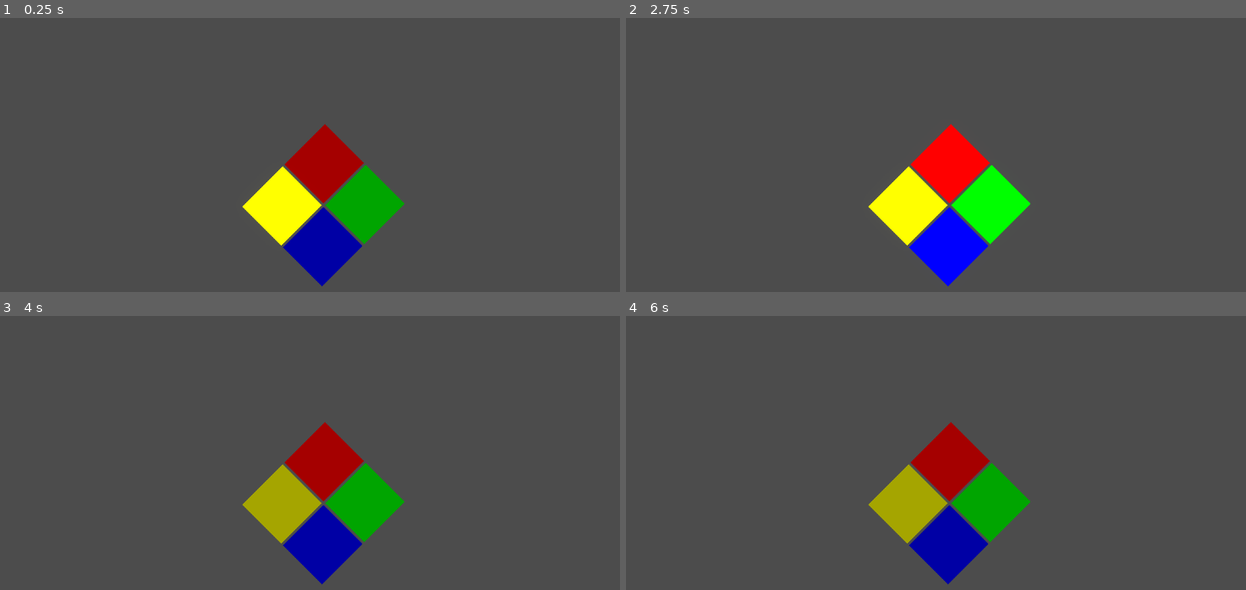
Above: before the commit, frames 1-4 (two rows, left to right).
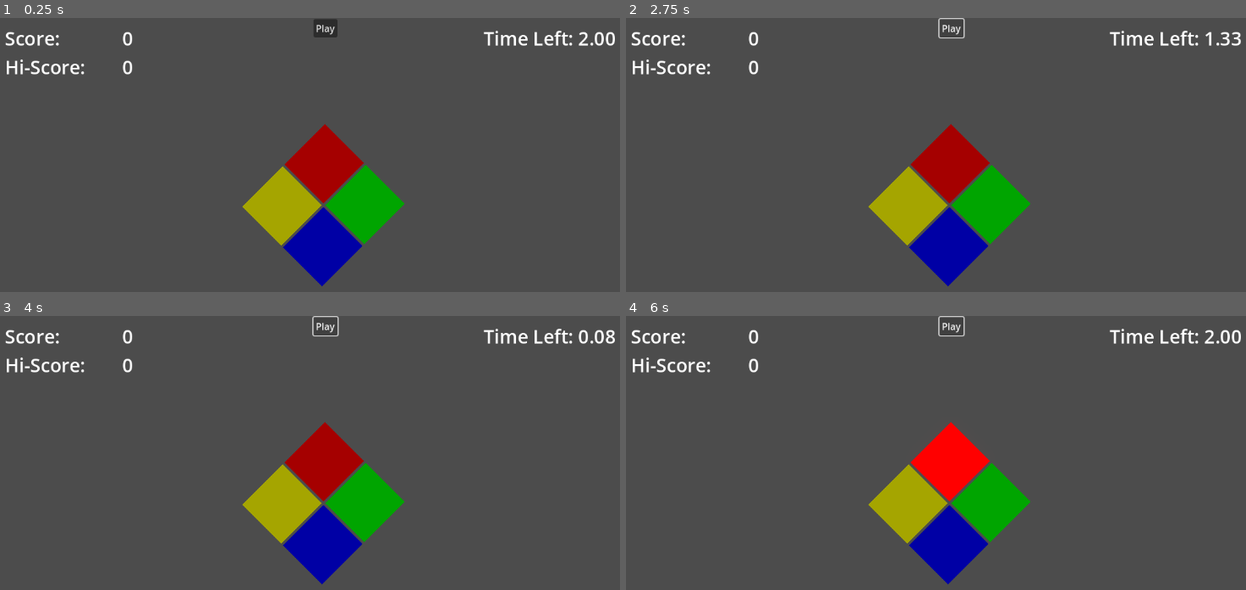
Above: after the commit, the same moments.

Repository: jevonsp/game-collection
Game: Godot game, scene res://simon/simon.tscn
The game is run twice, just before and just after one commit, with the same random seed, the same clock (stepped at 60 frames per second) and the same inputs. This scene is started directly instead of the project's main scene.
Inputs (mouse positions are in pixels of both pictures, inside the frame that each line leads up to):
- Up to frame 1 (0.25 s): no input
- Up to frame 2 (2.75 s): click (954, 28) at 0.5 s, where only the run after the commit has a clickable "Play"; click (954, 28) at 1.25 s, where only the run after the commit has a clickable "Play"; hold D (right) from 2.03 s (still down)
- Up to frame 3 (4 s): release D (right) at 2.78 s; hold S (down) 2.78-3.53 s; hold D (right) from 3.53 s (still down)
- Up to frame 4 (6 s): release D (right) at 4.28 s; hold W (up) 4.28-5.03 s; tap Enter at 5 s; hold A (left) from 5.03 s (still down); tap Space at 5.75 s

The runs differ from the first frame. In frame 1, 3.1% of the frame differs, in the area x 0-100%, y 0-84%; in frame 2, 8.6%, in the area x 0-100%, y 0-98%; in frame 3, 1.1%; in frame 4, 3.0%.

Commit message:
Timing/Sequncing finish

Diff:
--- a/simon/simon.gd
+++ b/simon/simon.gd
@@ -8,16 +8,28 @@
 var score: int = 0
 var hi_score: int = 0
 var is_player_turn: bool = false
+var is_playing: bool = false
 var timer: float = 0.0
 var time_allowed: float = 2.0
-
 @onready var color_rect_red: ColorRect = $ColorRectGrid/Red
 @onready var color_rect_green: ColorRect = $ColorRectGrid/Green
 @onready var color_rect_yellow: ColorRect = $ColorRectGrid/Yellow
 @onready var color_rect_blue: ColorRect = $ColorRectGrid/Blue
 @onready var audio_stream_player: AudioStreamPlayer = $AudioStreamPlayer
+@onready var time_label: Label = $TimeLabel
+@onready var score_label: Label = $VBoxContainer/ScoreLabel
+@onready var hi_score_label: Label = $VBoxContainer/HiScoreLabel
+
+# Timing constants
+const LIGHT_DURATION: float = 0.4		# How long each color lights up
+const BETWEEN_LIGHTS: float = 0.15		# Pause between colors
+const ROUND_START_DELAY: float = 0.8	# Delay before showing sequence
+const PLAYER_TURN_DELAY: float = 0.1	# Delay before player can click
 
 func _ready() -> void:
+	prepare_game()
+
+func prepare_game():
 	var buttons = get_tree().get_nodes_in_group("buttons")
 	for b:Button in buttons:
 		match b.name:
@@ -27,10 +39,11 @@
 			"Blue": b.set_meta("choice", Choice.BLUE)
 		var pressed = Callable(self, "_on_pressed").bind(b)
 		b.pressed.connect(pressed)
-
-	start_game()
+	dim_all()
+	update_labels()
 
 func _process(delta: float) -> void:
+	time_label.text = "Time Left: %2.2f" % [time_allowed - timer]
 	if is_player_turn:
 		timer += delta
 	if timer >= time_allowed:
@@ -40,27 +53,67 @@
 	hi_score = int(gd.hi_score)
 
 func _on_pressed(which: Button) -> void:
+	if not is_player_turn:
+		return
+
 	var choice: Choice = which.get_meta("choice")
-	if choice != game_sequence[choice_index]:
+	var expected = game_sequence[choice_index]
+
+	# Visual/audio feedback
+	match choice:
+		Choice.RED:
+			light(color_rect_red)
+			audio_stream_player.pitch_scale = 1.0
+			audio_stream_player.play()
+		Choice.GREEN:
+			light(color_rect_green)
+			audio_stream_player.pitch_scale = 1.1
+			audio_stream_player.play()
+		Choice.YELLOW:
+			light(color_rect_yellow)
+			audio_stream_player.pitch_scale = 1.2
+			audio_stream_player.play()
+		Choice.BLUE:
+			light(color_rect_blue)
+			audio_stream_player.pitch_scale = .9
+			audio_stream_player.play()
+
+	await get_tree().create_timer(0.2).timeout
+	dim_all()
+
+	if choice != expected:
+		await get_tree().create_timer(0.5).timeout
 		lose()
 		return
-	print("clicked right")
+
 	choice_index += 1
 	score += 1
+	update_labels()
 	timer = 0.0
+
 	if choice_index >= len(game_sequence):
+		await get_tree().create_timer(0.6).timeout
 		next_loop()
 
-func light(rect:ColorRect) -> void:
+func light(rect: ColorRect) -> void:
 	rect.modulate.v = 1.25
 
-func dim(rect:ColorRect) -> void:
+func dim(rect: ColorRect) -> void:
 	rect.modulate.v = .65
 
-func display_sequence(sequence:Array[Choice]) -> void:
+func dim_all() -> void:
+	for c:ColorRect in [color_rect_red, color_rect_green, color_rect_yellow, color_rect_blue]:
+		dim(c)
+
+func display_sequence(sequence: Array[Choice]) -> void:
+	dim_all()
+	audio_stream_player.stop()
+
 	var buttons = get_tree().get_nodes_in_group("buttons")
 	for b:Button in buttons:
 		b.disabled = true
+
+	await get_tree().create_timer(ROUND_START_DELAY).timeout
 
 	for index in sequence:
 		match index:
@@ -80,15 +133,14 @@
 				light(color_rect_blue)
 				audio_stream_player.pitch_scale = .9
 				audio_stream_player.play()
-		var button_timer = get_tree().create_timer(0.5)
-		await button_timer.timeout
-		for c:ColorRect in [
-			color_rect_red,
-			color_rect_green,
-			color_rect_yellow,
-			color_rect_blue
-			]:
-			dim(c)
+
+		await get_tree().create_timer(LIGHT_DURATION).timeout
+
+		dim_all()
+
+		await get_tree().create_timer(BETWEEN_LIGHTS).timeout
+
+	await get_tree().create_timer(PLAYER_TURN_DELAY).timeout
 
 	for b:Button in buttons:
 		b.disabled = false
@@ -98,24 +150,41 @@
 	game_sequence.append(next)
 
 func start_game():
-	for c:ColorRect in [
-		color_rect_red,
-		color_rect_green,
-		color_rect_yellow,
-		color_rect_blue
-		]:
-		dim(c)
-
 	next_loop()
 
 func next_loop():
 	increment_sequence()
+	choice_index = 0
+	timer = 0.0
+	is_player_turn = false
+
 	await display_sequence(game_sequence)
 	choice_expecting = game_sequence[0]
 	is_player_turn = true
 
 func lose():
+	is_playing = false
+	is_player_turn = false
+
+	audio_stream_player.pitch_scale = 0.4
+	audio_stream_player.play()
+	timer = 0.0
+
+	if score > hi_score:
+		hi_score = score
 	score = 0
+
+	update_labels()
 	game_sequence.clear()
 
-	next_loop()
+	await get_tree().create_timer(1.0).timeout
+
+func _on_play_button_pressed() -> void:
+	if is_playing:
+		return
+	start_game()
+	is_playing = true
+
+func update_labels():
+	score_label.text = "%s" % [score]
+	hi_score_label.text = "%s" % [hi_score]
--- a/simon/simon.tscn
+++ b/simon/simon.tscn
@@ -84,3 +84,54 @@
 layout_mode = 2
 size_flags_horizontal = 3
 size_flags_vertical = 3
+
+[node name="VBoxContainer" type="VBoxContainer" parent="."]
+offset_left = 30.0
+offset_top = 12.0
+offset_right = 248.0
+offset_bottom = 106.0
+
+[node name="ScoreLabel" type="Label" parent="VBoxContainer"]
+layout_mode = 2
+theme_override_font_sizes/font_size = 32
+text = "4000"
+horizontal_alignment = 2
+
+[node name="HiScoreLabel" type="Label" parent="VBoxContainer"]
+layout_mode = 2
+theme_override_font_sizes/font_size = 32
+text = "0"
+horizontal_alignment = 2
+
+[node name="TextLabels" type="VBoxContainer" parent="."]
+offset_left = 30.0
+offset_top = 12.0
+offset_right = 70.0
+offset_bottom = 52.0
+
+[node name="Label" type="Label" parent="TextLabels"]
+layout_mode = 2
+theme_override_font_sizes/font_size = 32
+text = "Score:"
+
+[node name="Label2" type="Label" parent="TextLabels"]
+layout_mode = 2
+theme_override_font_sizes/font_size = 32
+text = "Hi-Score:"
+
+[node name="PlayButton" type="Button" parent="."]
+offset_left = 556.0
+offset_top = 2.0
+offset_right = 597.0
+offset_bottom = 33.0
+text = "Play"
+
+[node name="TimeLabel" type="Label" parent="."]
+offset_left = 846.0
+offset_top = 12.0
+offset_right = 886.0
+offset_bottom = 57.0
+theme_override_font_sizes/font_size = 32
+text = "Time Left:"
+
+[connection signal="pressed" from="PlayButton" to="." method="_on_play_button_pressed"]
